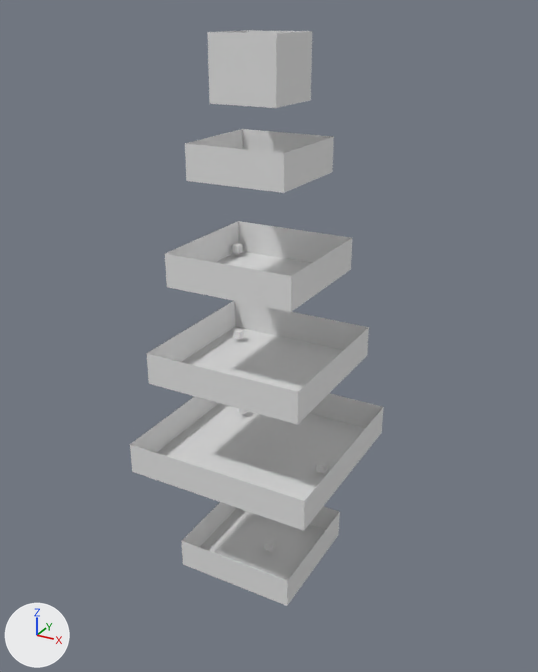
The Blender file project_files/basic_baking-02.blend as it was, and as the next commit left it.
Camera for both pictures: a camera (50 mm lens) standing at (41.1, -73.0, 53.2) and looking at (0.9, 0.1, 16.7). The lights are fixed; the arrows at lower left show +X, +Y and +Z.
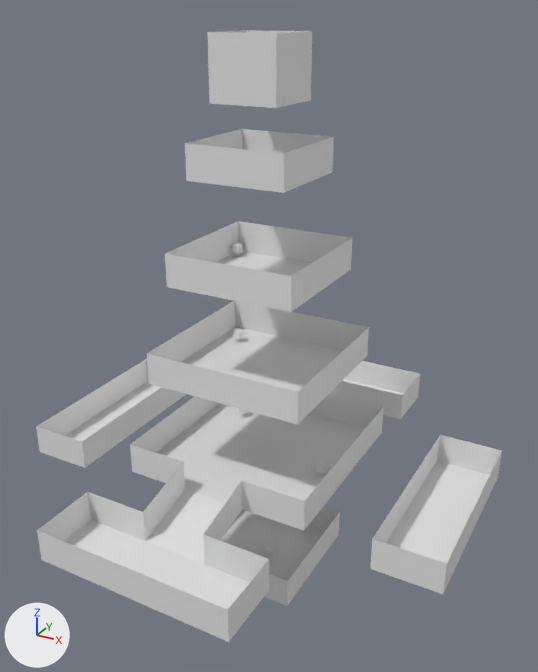
The newer file is also turned or shifted as a whole; pictures and numbers use the older file's frame.

What differs and where, as boxes (x1, y1, x2, y2) in the pictures (538 x 672 px):
'Plane.004', reshaped (24% taller): before (130, 393, 384, 531); after (130, 393, 384, 564)
'Plane.008', added: after (37, 492, 269, 642)
'Plane.010', added: after (370, 435, 502, 594)
'Plane.009', added: after (36, 359, 186, 468)
'Plane.007', added: after (330, 361, 420, 419)
part 1 of me_plane_004, built on: before (163, 461, 255, 514); after (143, 461, 255, 564)

Edits to the bpy script that builds the scene:
```text
Change me_plane_004:
    where me_plane_004.from_pydata(...)  # 12 vertices, 5 faces; spans x -1.2..1.2, y -1.2..1.2, z 0.0..0.4
    used by ob_plane_004; location = (0.0, 0.0, 0.0); scale = (10.0, 10.0, 10.0)
    verts and faces of me_plane_004; kept vertices keep their numbers, new ones are numbered from 12
    before: 0 (-1.2, -1.2, 0.0) at pixel (132, 471), 1 (1.2, -1.2, 0.0) at pixel (303, 530), 2 (-1.2, 1.2, 0.0), 3 (1.2, 1.2, 0.0) at pixel (381, 432), 8 (-1.2, -1.2, 0.4) at pixel (129, 444)
    before: 9 (1.2, -1.2, 0.4) at pixel (304, 500)
    me_plane_004 part 1
    add delete_faces([(0, 1, 3, 2), (0, 8, 9, 1)])
    add verts[12] = (-0.4, -1.2, 0.0)  # pixel (185, 489)
    add verts[13] = (0.4, -1.2, 0.0)  # pixel (242, 509)
    add verts[14] = (-0.4, -2.0, -0.2)  # pixel (145, 541)
    add verts[15] = (0.4, -2.0, -0.2)  # pixel (204, 564)
    add verts[16] = (-0.4, -1.2, 0.0)  # pixel (185, 489)
    add verts[17] = (0.4, -1.2, 0.0)  # pixel (242, 509)
    add for new, old in zip([*range(18, 24)], [*range(12, 18)]): verts[new] = verts[old] + (0.0, 0.0, 0.4)
    add faces += [(0, 12, 13, 1, 3, 2), (0, 8, 18, 12), (1, 13, 19, 9), (14, 15, 17, 16), (15, 21, 23, 17), (14, 16, 22, 20)]
Add me_plane_011:
    me_plane_011.from_pydata([(0.4, -1.2, 0.0), (1.2, -1.2, 0.0), (0.4, 1.2, 0.0), (1.2, 1.2, 0.0), (0.4, 1.2, 0.4), (1.2, 1.2, 0.4), (0.4, -1.2, 0.4), (0.4, 1.2, 0.4), (0.4, -1.2, 0.4), (1.2, -1.2, 0.4), (1.2, -1.2, 0.4), (1.2, 1.2, 0.4)], [], [(0, 1, 3, 2), (2, 3, 5, 4), (0, 2, 7, 6), (1, 0, 8, 9), (3, 1, 10, 11)])
    me_plane_011.materials.append(mat_material)  # its picture is missing
Add me_plane_009:
    me_plane_009.from_pydata(...)  # 16 vertices, 6 faces; spans x -1.2..1.2, y -1.2..-0.4, z 0.0..0.4
    me_plane_009.materials.append(mat_material)  # its picture is missing
Add me_plane_008:
    me_plane_008.from_pydata([(-1.2, -1.2, 0.0), (1.2, -1.2, 0.0), (-1.2, -0.4, 0.0), (1.2, -0.4, 0.0), (-1.2, -0.4, 0.4), (1.2, -0.4, 0.4), (-1.2, -1.2, 0.4), (-1.2, -0.4, 0.4), (-1.2, -1.2, 0.4), (1.2, -1.2, 0.4), (1.2, -1.2, 0.4), (1.2, -0.4, 0.4)], [], [(0, 1, 3, 2), (2, 3, 5, 4), (0, 2, 7, 6), (1, 0, 8, 9), (3, 1, 10, 11)])
    me_plane_008.materials.append(mat_material)  # its picture is missing
Add ob_plane_010:
    ob_plane_010 = bpy.data.objects.new('Plane.010', me_plane_011)
    ob_plane_010.location = (16.0, 0.0, -2.0)
    ob_plane_010.scale = (10.0, 10.0, 10.0)
Add ob_plane_009:
    ob_plane_009 = bpy.data.objects.new('Plane.009', me_plane_011.copy())
    ob_plane_009.location = (-32.0, 0.0, -2.0)
    ob_plane_009.scale = (10.0, 10.0, 10.0)
Add ob_plane_008:
    ob_plane_008 = bpy.data.objects.new('Plane.008', me_plane_009)
    ob_plane_008.location = (0.0, -16.0, -2.0)
    ob_plane_008.scale = (10.0, 10.0, 10.0)
Add ob_plane_007:
    ob_plane_007 = bpy.data.objects.new('Plane.007', me_plane_008)
    ob_plane_007.location = (0.0, 32.0, -2.0)
    ob_plane_007.scale = (10.0, 10.0, 10.0)
```
